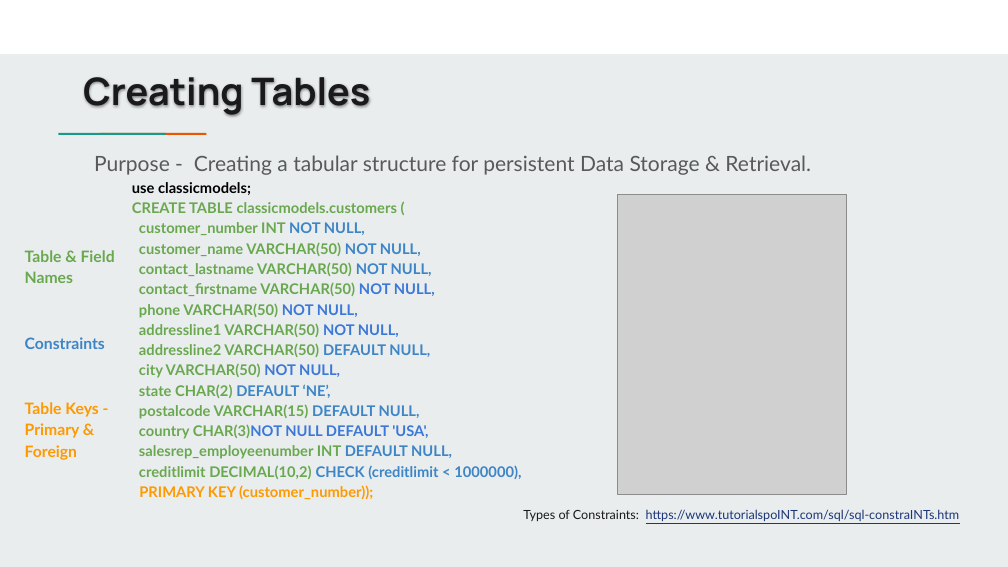
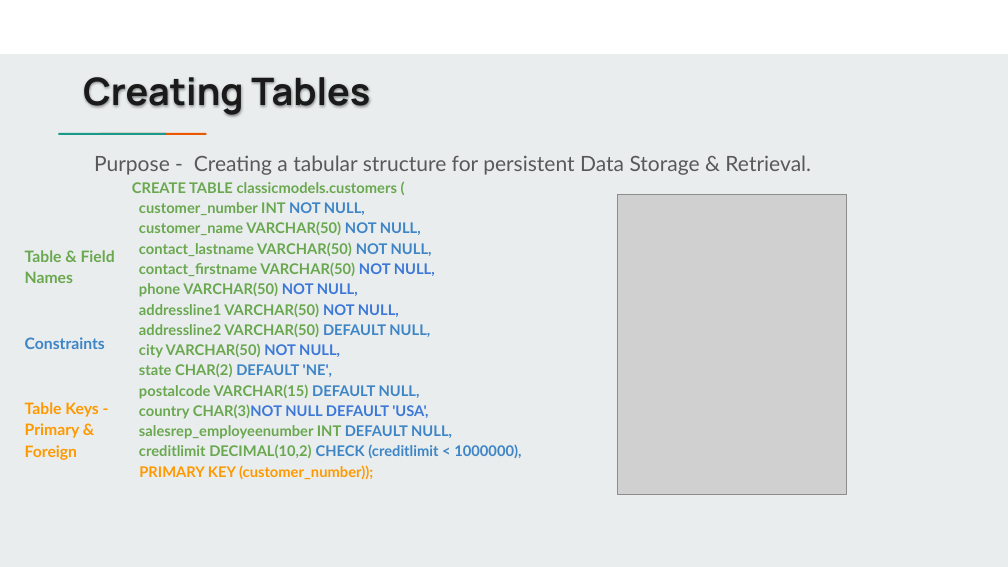
Before and after one commit to jbergmann56/OSDA-DataManipulationAndManagement, a slide deck: slide 6 of Lectures/(3) Extracting & Storing Data.pptx (slide 7 before the commit). Drawn at 1008x567 pixels with LibreOffice and Linux fonts; fonts in the diff are those of the drawing; grey boxes stand for pictures. Boxes give left, top, right and bottom in pixels: in the first picture for what was removed or moved away, otherwise in the second. Text is boxed around its words. In the diff, an @@ line names an element or a change of style, - is before the commit and + after.

Commit message:
class update 10.27.21

```diff
--- a/Lectures/(3) Extracting & Storing Data.pptx
+++ b/Lectures/(3) Extracting & Storing Data.pptx
@@ text at [132, 182, 521, 479]: text changed @@
-use classicmodels;
-CREATE TABLE classicmodels.customers (
-customer_number INT NOT NULL,
-customer_name VARCHAR(50) NOT NULL,
-contact_lastname VARCHAR(50) NOT NULL,
-contact_firstname VARCHAR(50) NOT NULL,
-phone VARCHAR(50) NOT NULL,
-addressline1 VARCHAR(50) NOT NULL,
-addressline2 VARCHAR(50) DEFAULT NULL,
-city VARCHAR(50) NOT NULL,
-state CHAR(2) DEFAULT ‘NE’,
-postalcode VARCHAR(15) DEFAULT NULL,
-country CHAR(3)NOT NULL DEFAULT 'USA',
-salesrep_employeenumber INT DEFAULT NULL,
-creditlimit DECIMAL(10,2) CHECK (creditlimit < 1000000),
-PRIMARY KEY (customer_number));
+CREATE TABLE classicmodels.customers (
+customer_number INT NOT NULL,
+customer_name VARCHAR(50) NOT NULL,
+contact_lastname VARCHAR(50) NOT NULL,
+contact_firstname VARCHAR(50) NOT NULL,
+phone VARCHAR(50) NOT NULL,
+addressline1 VARCHAR(50) NOT NULL,
+addressline2 VARCHAR(50) DEFAULT NULL,
+city VARCHAR(50) NOT NULL,
+state CHAR(2) DEFAULT 'NE',
+postalcode VARCHAR(15) DEFAULT NULL,
+country CHAR(3)NOT NULL DEFAULT 'USA',
+salesrep_employeenumber INT DEFAULT NULL,
+creditlimit DECIMAL(10,2) CHECK (creditlimit < 1000000),
+PRIMARY KEY (customer_number));
@@ text removed at [523, 509, 960, 521] @@
-Types of Constraints: https://www.tutorialspoINT.com/sql/sql-constraINTs.htm
```
Also in this commit, not shown: 9 other slides changed, 15 other files.
